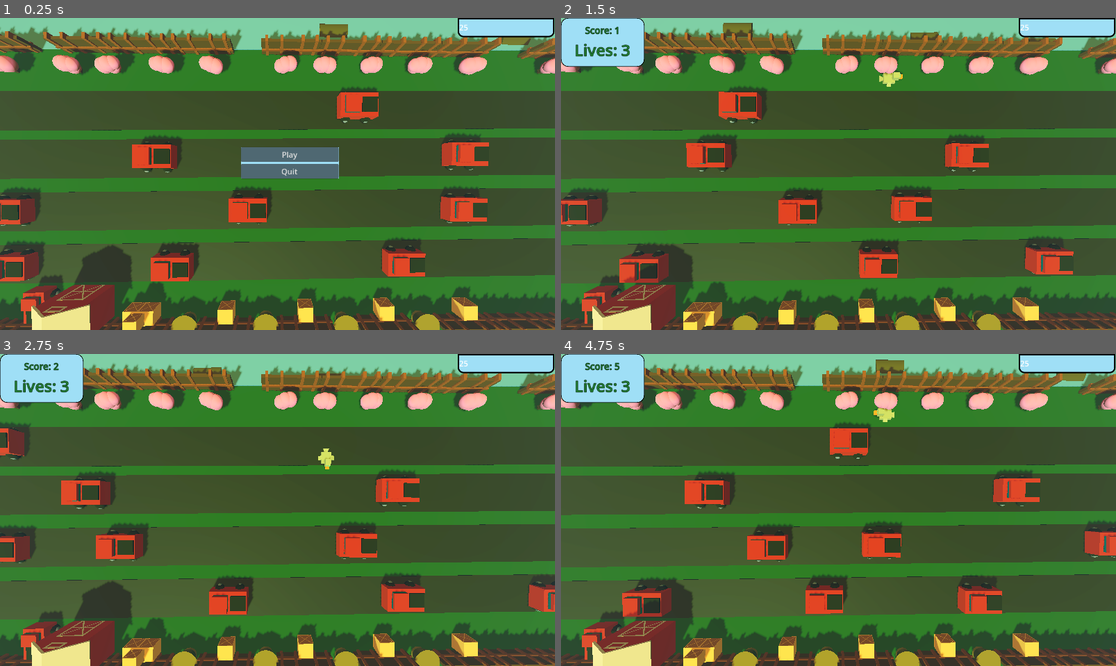
Above: before the commit, frames 1-4 (two rows, left to right).
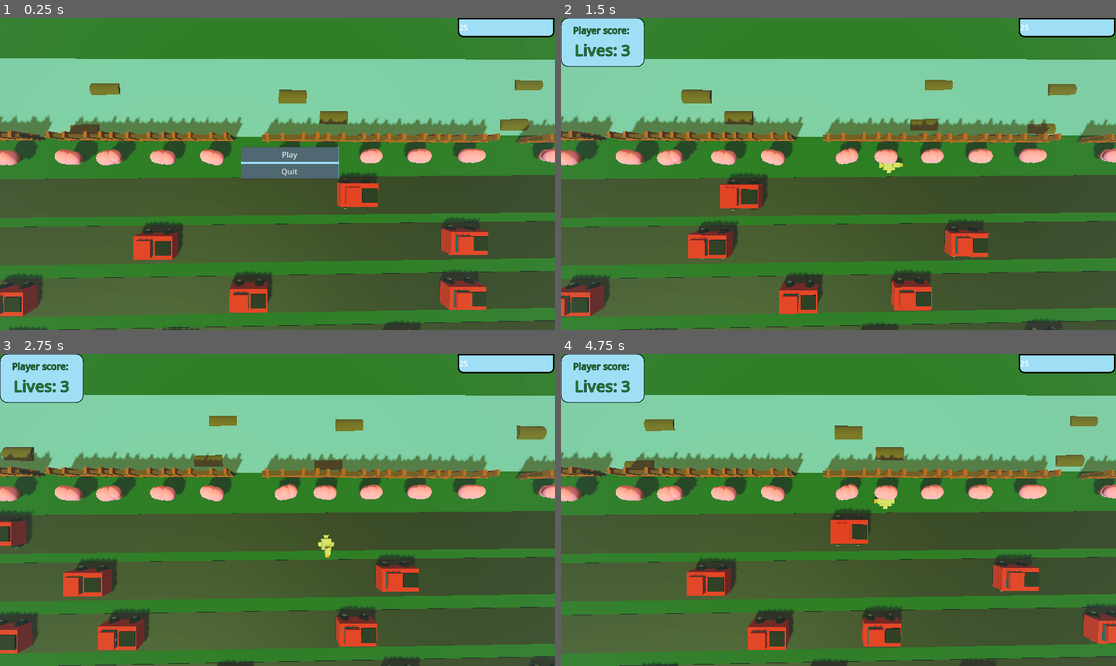
Above: after the commit, the same moments.

Repository: PushingPolygons/dangerxing-PCCDanny
Game: Godot game, scene res://Main/Main.tscn
Same seed, same stepped clock (60 frames per second), same inputs: the game is played once before the commit and once after it.
Inputs:
- Up to frame 1 (0.25 s): no input
- Up to frame 2 (1.5 s): click "Play" at 0.5 s; hold D (move_right) from 1.28 s (still down)
- Up to frame 3 (2.75 s): release D (move_right) at 2.03 s; hold S (move_down) from 2.03 s (still down)
- Up to frame 4 (4.75 s): release S (move_down) at 2.78 s; hold D (move_right) 2.78-3.53 s; hold W (move_up) 3.53-4.28 s; hold A (move_left) from 4.28 s (still down)

The runs differ from the first frame. In frame 1, 81% of the frame differs, in the area x 0-100%, y 0-100%; in frame 2, 81%; in frame 3, 80%; in frame 4, 81%.

Commit message:
Player can now jump off log.

Diff:
--- a/Code/Main/Main.tscn
+++ b/Code/Main/Main.tscn
@@ -118,7 +118,7 @@
 shadow_enabled = true
 
 [node name="Rig" type="Node3D" parent="."]
-transform = Transform3D(0.999979, 0, -0.00644022, 0, 1, 0, 0.00644022, 0, 0.999979, 0, 0.219202, 0)
+transform = Transform3D(0.999979, 0, -0.00644022, 0, 1, 0, 0.00644022, 0, 0.999979, 0, 0.219202, -6.27947)
 
 [node name="Camera3D" type="Camera3D" parent="Rig"]
 transform = Transform3D(0.999861, -0.00101846, -0.016664, 0.0166441, -0.0171165, 0.999715, -0.0013034, -0.999853, -0.0170972, -0.814708, 15.3832, -0.160816)
@@ -252,6 +252,18 @@
 transform = Transform3D(-0.0037524, 0, 0.999993, 0, 1, 0, -0.999993, 0, -0.0037524, -12.0888, 0.245926, -9.43928)
 speed = 9.0
 
+[node name="Vehicle13" parent="boats" instance=ExtResource("4_bruup")]
+transform = Transform3D(0.0155852, 0, -0.999878, 0, 1, 0, 0.999878, 0, 0.0155852, -10.5932, 0.289249, -12.3406)
+speed = 9.0
+
+[node name="Vehicle14" parent="boats" instance=ExtResource("4_bruup")]
+transform = Transform3D(-0.0127056, 0, -0.999919, 0, 1, 0, 0.999919, 0, -0.0127056, 2.82079, 0.35969, -11.8031)
+speed = 9.0
+
+[node name="Vehicle15" parent="boats" instance=ExtResource("4_bruup")]
+transform = Transform3D(0.00375249, 0, -0.999993, 0, 1, 0, 0.999993, 0, 0.00375249, 20.7216, 0.245926, -12.6491)
+speed = 9.0
+
 [node name="HiScore" type="PanelContainer" parent="."]
 anchors_preset = -1
 anchor_left = 0.825
--- a/Code/Player/Player.gd
+++ b/Code/Player/Player.gd
@@ -24,32 +24,35 @@
 	area_exited.connect(OnAreaExited)
 
 # Called every frame. 'delta' is the elapsed time since the previous frame.
-func _process(delta):
+func _physics_process(delta):
 	if ride_along:
 		global_position = ride_along.global_position
 	var direction = Vector2()
 
 	# Get input from W, A, S, D keys (move_up, move_down, move_left, move_right)
 	if Input.is_action_just_pressed("move_up"):
-#		TweenPosition(Vector3(0,0, -move_increment))
+		if ride_along:
+			ride_along = null
 		direction.y -= 1
 		update_speed()
-		UpdateScore(1)
+
 	if Input.is_action_just_pressed("move_down"):
-#		TweenPosition(Vector3(0, 0, move_increment))
+		if ride_along:
+			ride_along = null
 		direction.y += 1
 		update_speed()
-		UpdateScore(1)
+
+
 	if Input.is_action_just_pressed("move_left"):
-#		TweenPosition(Vector3(-move_increment,0, 0))
-		direction.x -= 1
-		update_speed()
-		UpdateScore(1)
+		if not ride_along:
+			direction.x -= 1
+			update_speed()
+
 	if Input.is_action_just_pressed("move_right"):
-#		TweenPosition(Vector3(move_increment, 0, 0))
-		direction.x += 1
-		update_speed()
-		UpdateScore(1)
+		if not ride_along:
+			direction.x += 1
+			update_speed()
+
 
 	direction = direction.normalized() # Normalize the vector to get consistent speed in all directions
 
